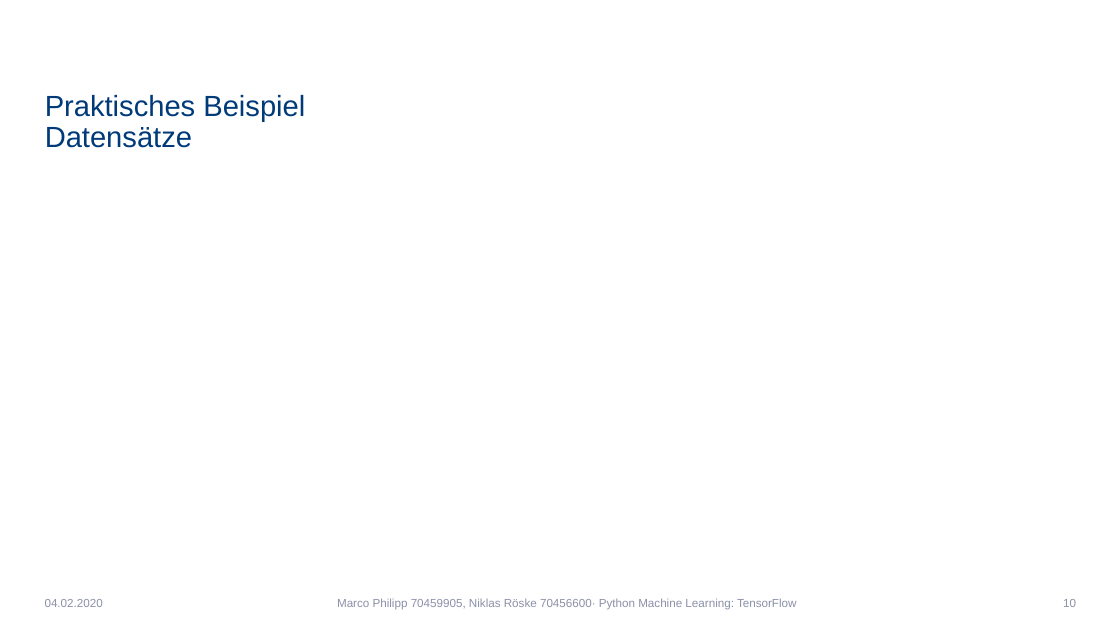
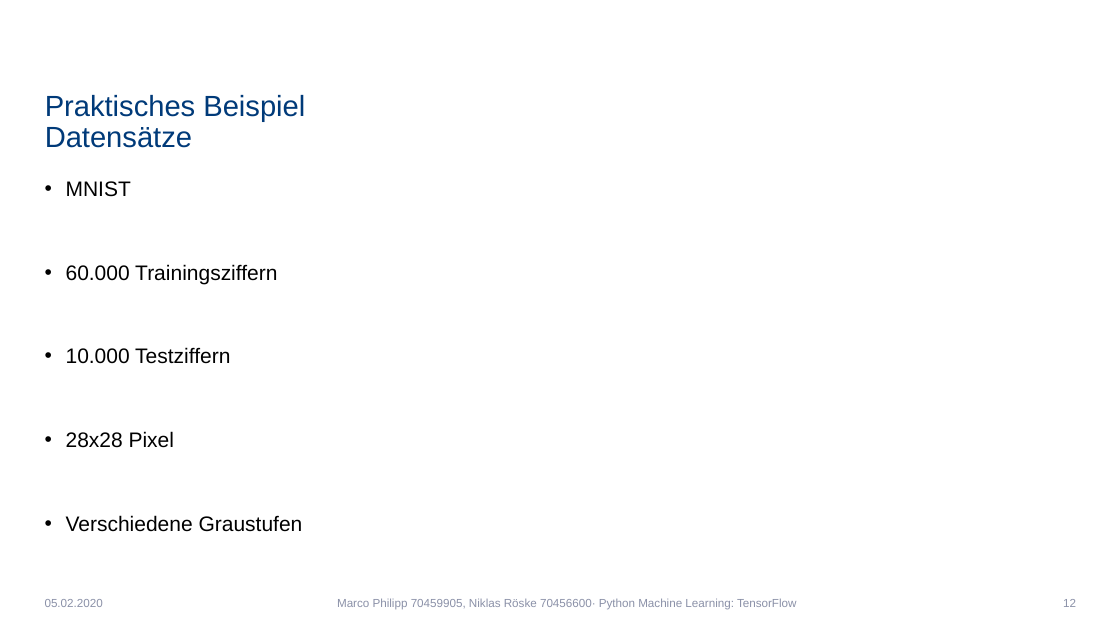
Before and after one commit to Niklas1997Git/Seminar, a slide deck: slide 12 of SeminarPräsentation.pptx (slide 10 before the commit). Drawn at 1120x630 pixels with LibreOffice and Linux fonts; fonts in the diff are those of the drawing; background and template pictures are left out. Boxes give left, top, right and bottom in pixels: in the first picture for what was removed or moved away, otherwise in the second. Text is boxed around its words. In the diff, an @@ line names an element or a change of style, - is before the commit and + after.

```diff
--- a/SeminarPräsentation.pptx
+++ b/SeminarPräsentation.pptx
@@ text added at box(66, 181, 303, 532), 18 pt, text #000000 @@
+• MNIST
+• 60.000 Trainingsziffern
+• 10.000 Testziffern
+• 28x28 Pixel
+• Verschiedene Graustufen
@@ text at box(45, 599, 103, 607): text changed @@
-04.02.2020
+05.02.2020
@@ page number at box(1063, 599, 1076, 607): text changed @@
-10
+12
```
Also in this commit, not shown: 14 other slides changed, 5 slides added.
